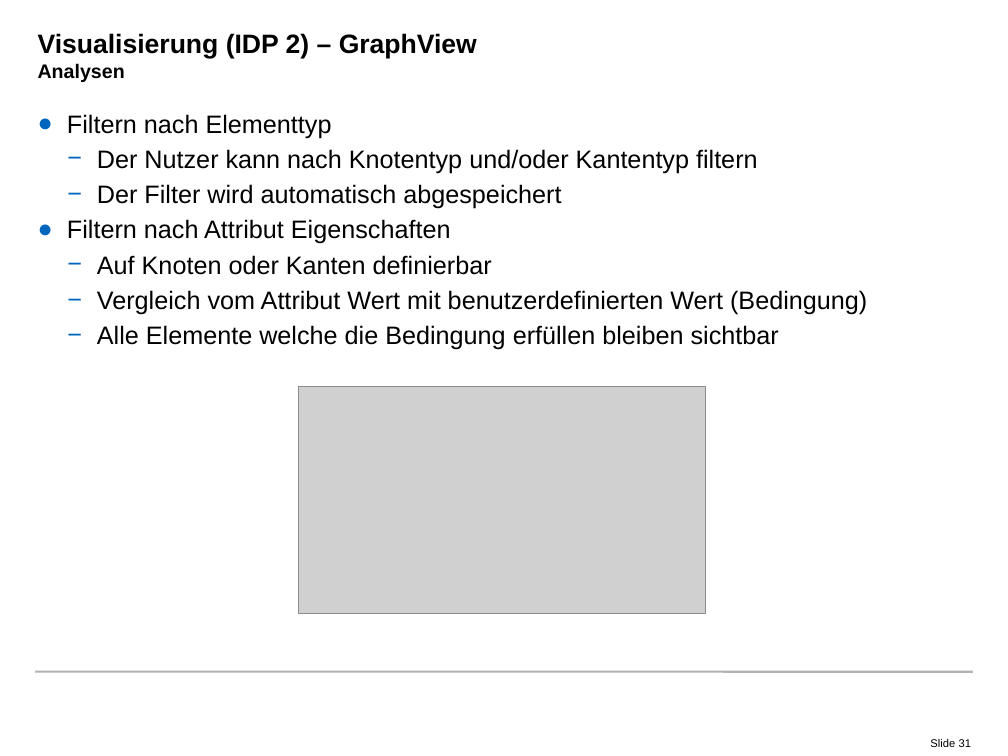
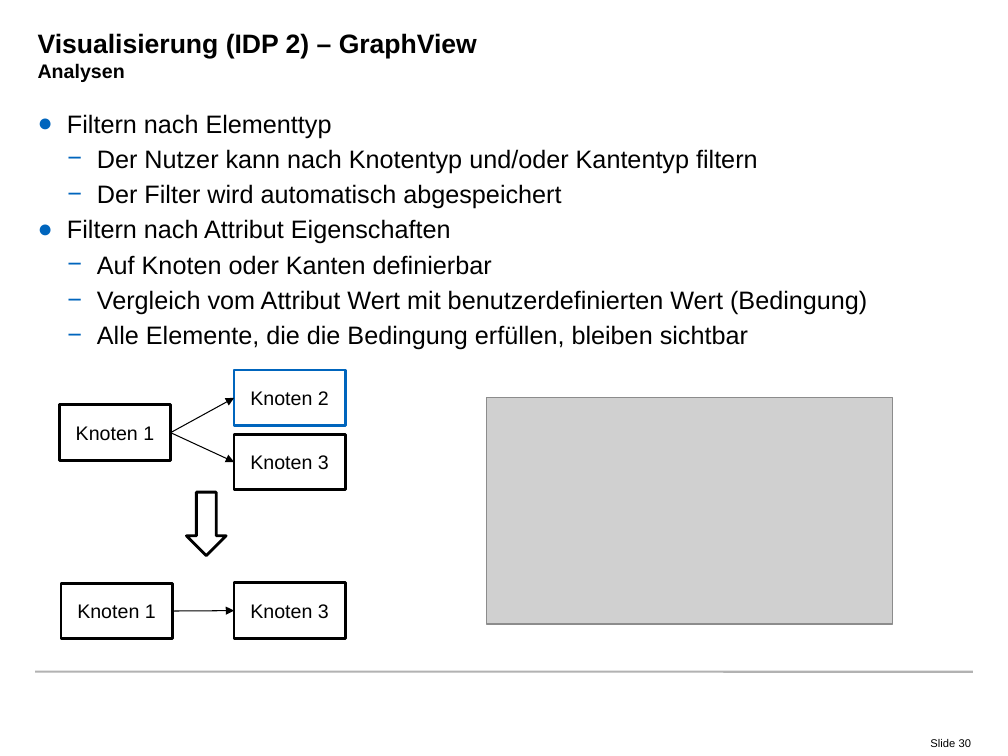
Before and after one commit to radke-tum/idp, a slide deck: slide 30 of pssif/doc/PSSIF.pptx (slide 31 before the commit). Drawn at 1008x756 pixels with LibreOffice and Linux fonts; fonts in the diff are those of the drawing; grey boxes stand for pictures; background and template pictures are left out. Boxes give left, top, right and bottom in pixels: in the first picture for what was removed or moved away, otherwise in the second. Text is boxed around its words. In the diff, an @@ line names an element or a change of style, - is before the commit and + after.

```diff
--- a/pssif/doc/PSSIF.pptx
+++ b/pssif/doc/PSSIF.pptx
@@ text at box(97, 325, 748, 350): text changed @@
-  − Alle Elemente welche die Bedingung erfüllen bleiben sichtbar
+  − Alle Elemente, die die Bedingung erfüllen, bleiben sichtbar
@@ rectangle added at box(234, 370, 345, 425), fill #FFFFFF, outline #0065BD 2 pt, 14 pt, text #000000 @@
+Knoten 2
@@ rectangle added at box(59, 405, 170, 461), fill #FFFFFF, outline #000000 2 pt, 14 pt, text #000000 @@
+Knoten 1
@@ arrow added from (170, 432) to (234, 398), #000000 0.75 pt @@
@@ picture: place and size @@
-picture at box(299, 387, 706, 614)
+picture at box(487, 397, 893, 624)
@@ arrow added from (170, 432) to (234, 462), #000000 0.75 pt @@
@@ rectangle added at box(234, 434, 345, 490), fill #FFFFFF, outline #000000 2 pt, 14 pt, text #000000 @@
+Knoten 3
@@ down arrow added at box(186, 492, 226, 555), fill #FFFFFF, outline #000000 2 pt @@
@@ rectangle added at box(61, 584, 172, 639), fill #FFFFFF, outline #000000 2 pt, 14 pt, text #000000 @@
+Knoten 1
@@ rectangle added at box(234, 583, 345, 638), fill #FFFFFF, outline #000000 2 pt, 14 pt, text #000000 @@
+Knoten 3
@@ arrow added from (172, 611) to (234, 611), #000000 0.75 pt @@
@@ page number at box(930, 739, 971, 747): text changed @@
-Slide 31
+Slide 30
```
Also in this commit, not shown: 9 other slides changed, 1 slide removed.
